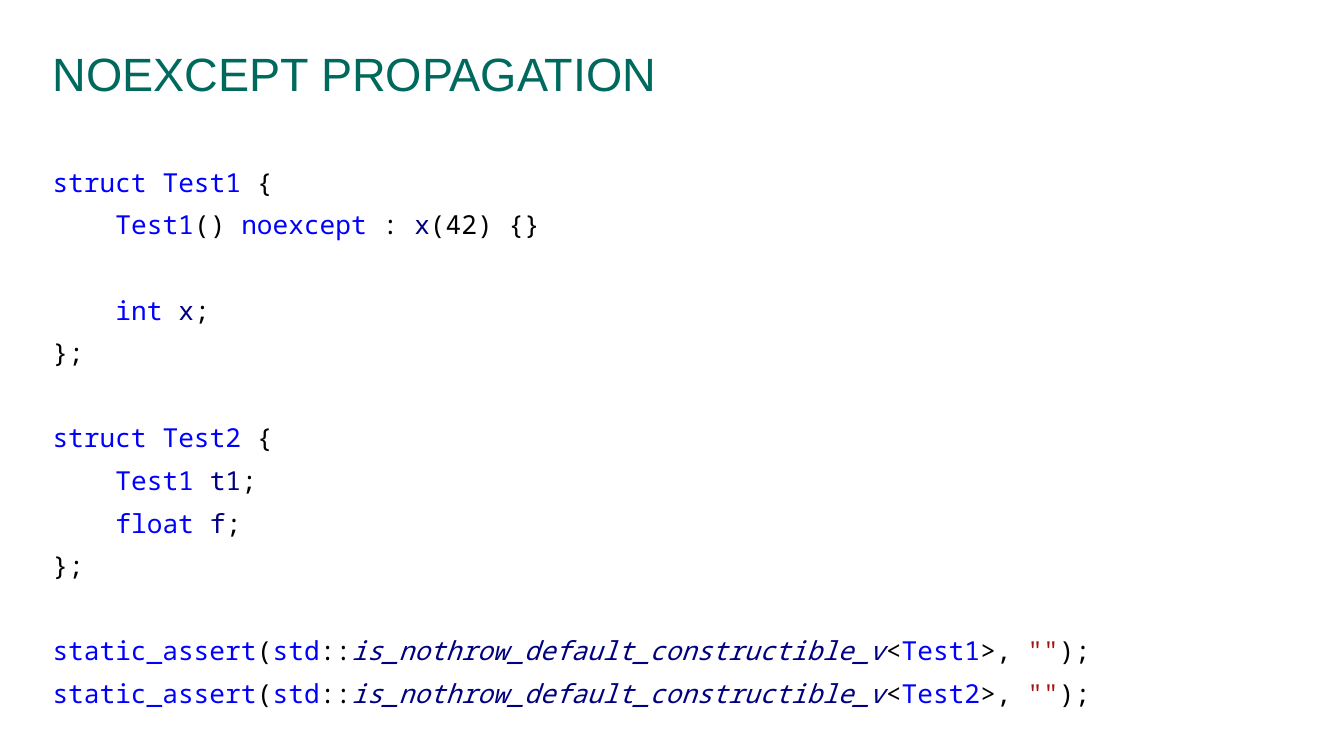
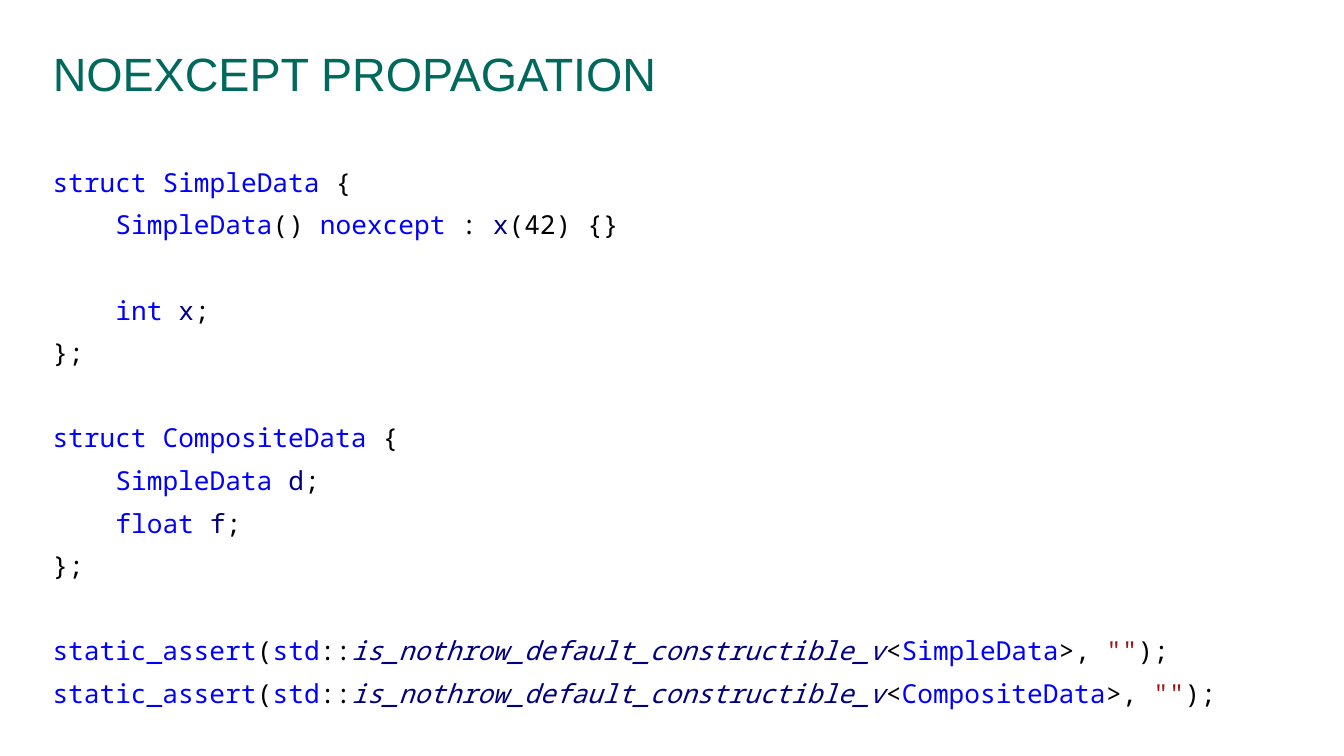
Before and after one commit to prograholic/prograholic.github.io, a slide deck: slide 19 of cpp_russia_2017_24_02_2017/24.02.2017_kutumov.pptx (slide 21 before the commit). Drawn at 1344x756 pixels with LibreOffice and Linux fonts; fonts in the diff are those of the drawing; background and template pictures are left out. Boxes give left, top, right and bottom in pixels: in the first picture for what was removed or moved away, otherwise in the second. Text is boxed around its words. In the diff, an @@ line names an element or a change of style, - is before the commit and + after.

```diff
--- a/cpp_russia_2017_24_02_2017/24.02.2017_kutumov.pptx
+++ b/cpp_russia_2017_24_02_2017/24.02.2017_kutumov.pptx
@@ text at [53,172,571,241]: text changed @@
-struct Test1 {
-Test1() noexcept : x(42) {}
+struct SimpleData {
+SimpleData() noexcept : x(42) {}
@@ text at [53,427,367,497]: text changed @@
-struct Test2 {
-Test1 t1;
+struct CompositeData {
+SimpleData d;
@@ text at [53,640,1137,710]: text changed; italic off @@
-static_assert(std::is_nothrow_default_constructible_v<Test1>, "");
-static_assert(std::is_nothrow_default_constructible_v<Test2>, "");
+static_assert(std::is_nothrow_default_constructible_v<SimpleData>, "");
+static_assert(std::is_nothrow_default_constructible_v<CompositeData>, "");
```
Also in this commit, not shown: 2 other slides changed, 3 slides removed.
